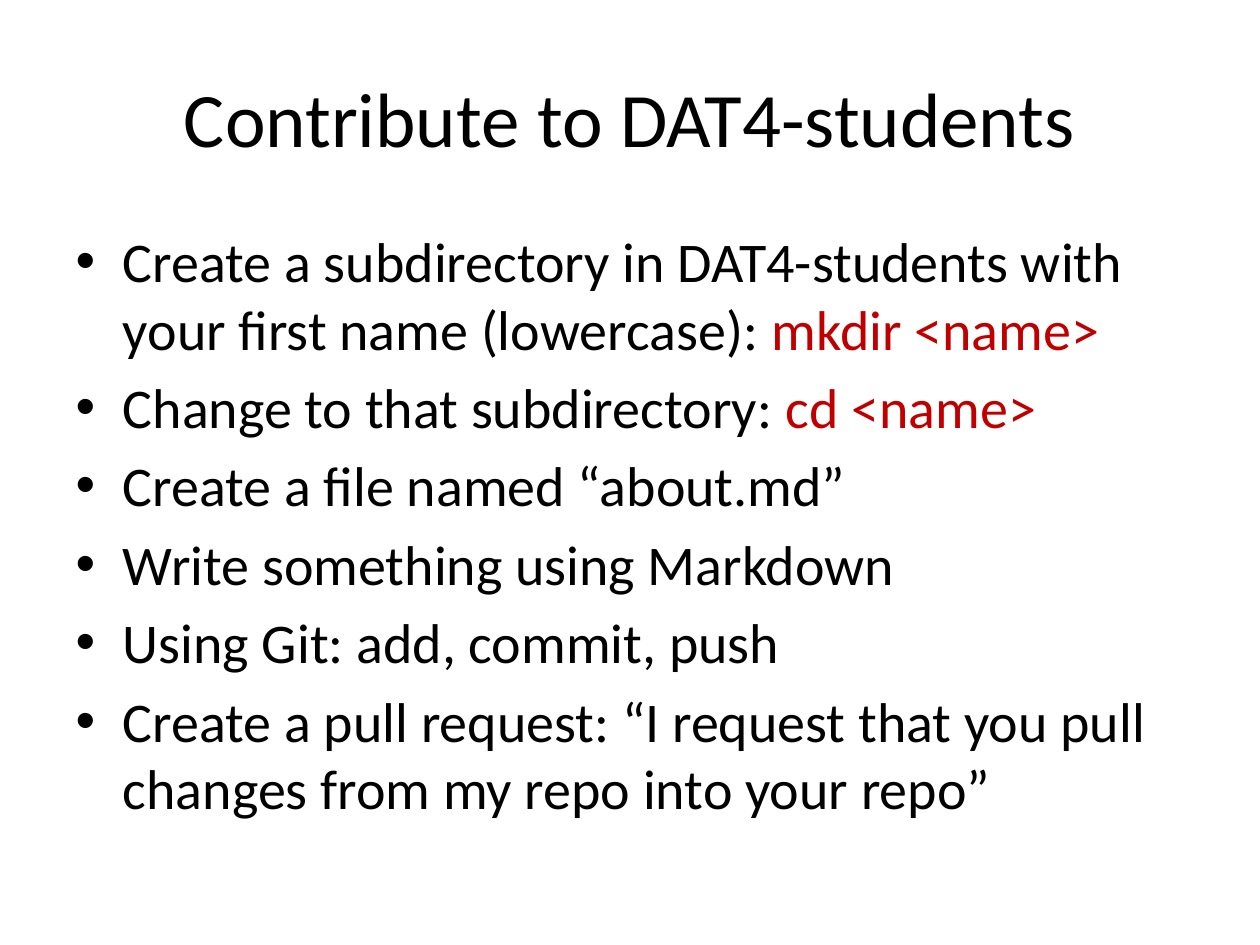
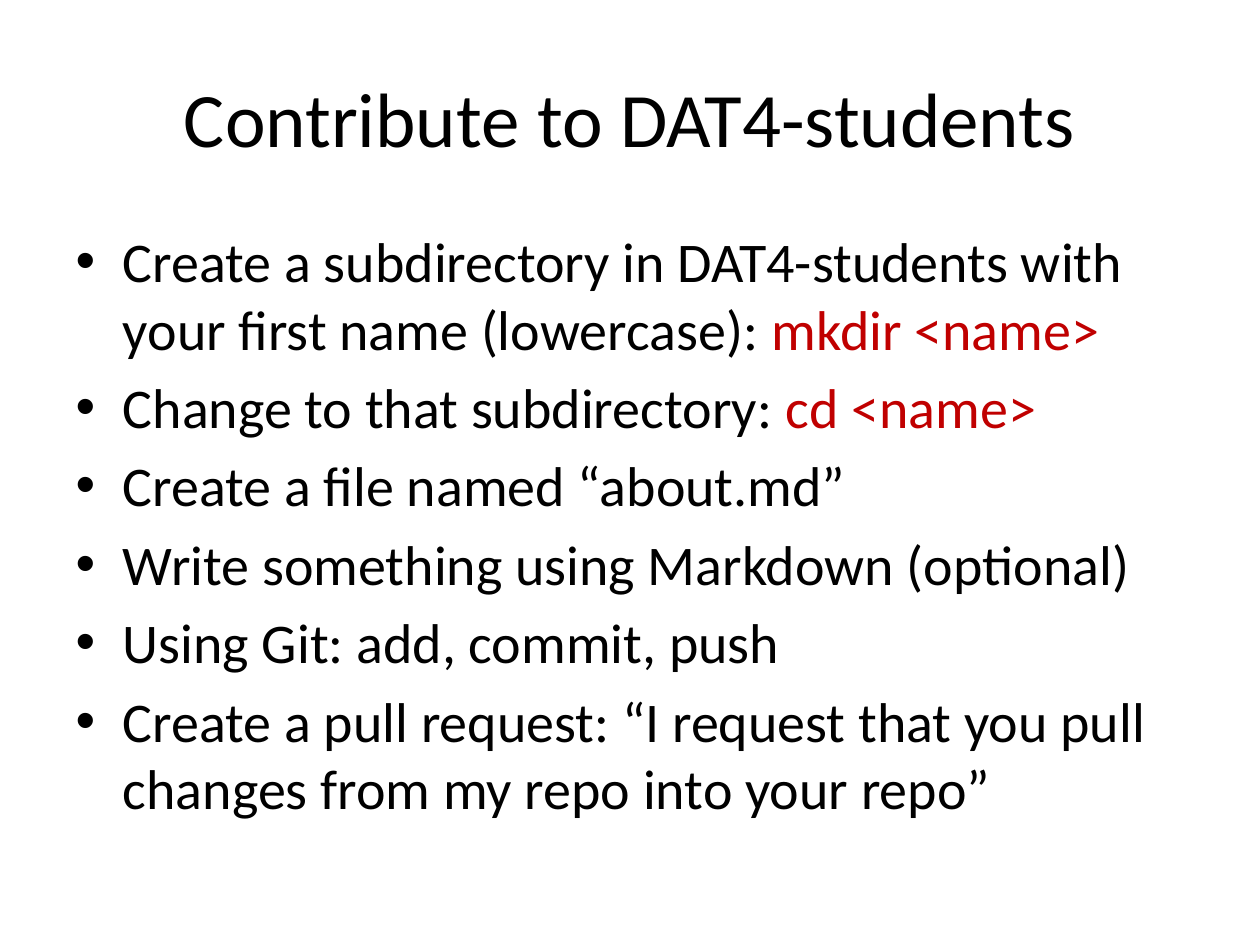
Before and after one commit to justmarkham/DAT4, a slide deck: slide 27 of slides/04_git_github.pptx (slide 26 before the commit). Drawn at 1260x945 pixels with LibreOffice and Linux fonts; fonts in the diff are those of the drawing. Boxes give left, top, right and bottom in pixels: in the first picture for what was removed or moved away, otherwise in the second. Text is boxed around its words. In the diff, an @@ line names an element or a change of style, - is before the commit and + after.

```diff
--- a/slides/04_git_github.pptx
+++ b/slides/04_git_github.pptx
@@ text at (123,544,1129,595): text changed @@
-• Write something using Markdown
+• Write something using Markdown (optional)
```
Also in this commit, not shown: 4 other slides changed, 1 slide added, 1 other file.
